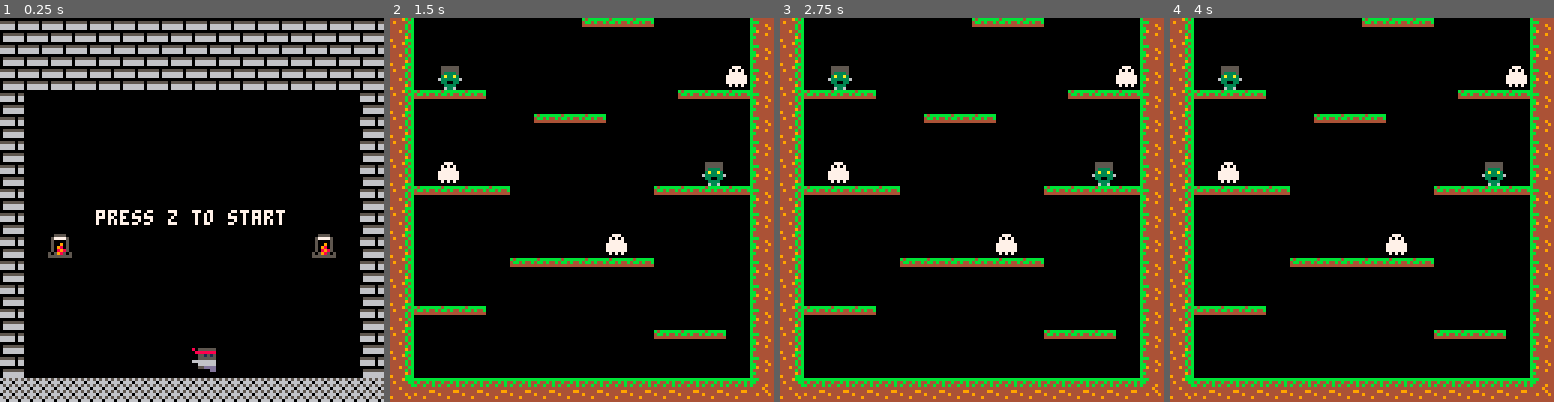
Above: before the commit, frames 1-4 (left to right).
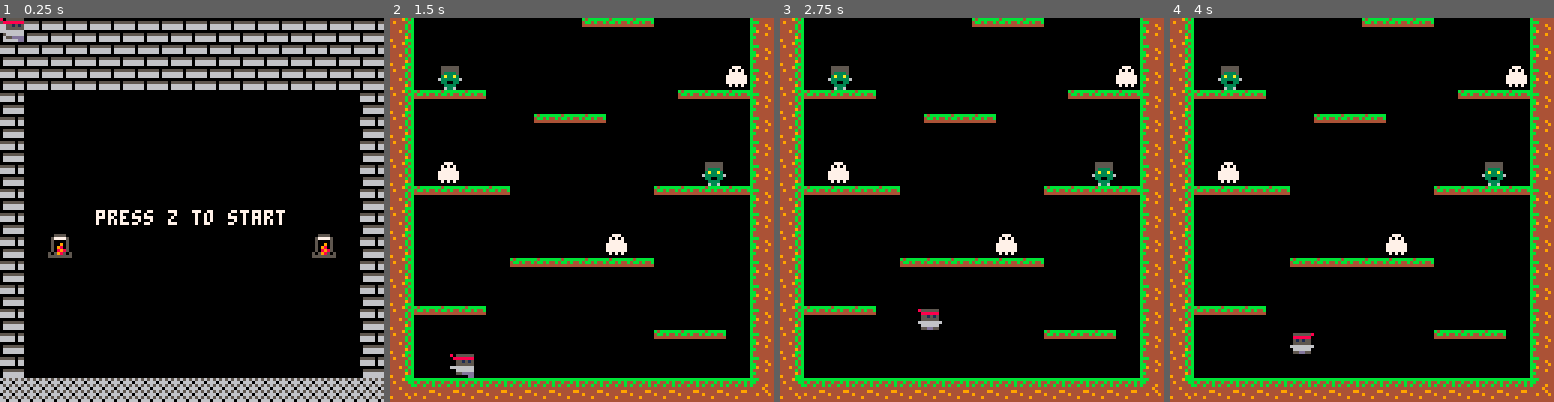
Above: after the commit, the same moments.

Repository: jmoreno1221/Sakajos-Adventures
Game: PICO-8 cartridge sasa.p8
Same seed, same stepped clock (60 frames per second), same inputs: the game is played once before the commit and once after it.
Inputs:
- Up to frame 1 (0.25 s): no input
- Up to frame 2 (1.5 s): tap X (X key) at 0.33, 1.07 s; tap O (Z key) at 0.7 s
- Up to frame 3 (2.75 s): hold Right 1.6-2.1 s; tap O (Z key) at 1.7, 2.1, 2.5 s; tap X (X key) at 1.85 s; hold Right from 2.47 s (still down)
- Up to frame 4 (4 s): tap O (Z key) at 2.9, 3.3, 3.7 s; tap X (X key) at 2.97 s; release Right at 3.03 s; hold Left 3.08-3.58 s

The runs differ from the first frame. In frame 1, 0.6% of the frame differs, in the area x 0-57%, y 0-93%; in frame 2, 0.3%; in frame 3, 0.3%; in frame 4, 0.3%.

Commit message:
fix on title and spawn

Diff:
--- a/sasa.p8
+++ b/sasa.p8
@@ -37,9 +38,10 @@
   -- draw the world
   map(0,0,0,0,128,512)
   -- draw the player
-  spr(pspr,64,110,1,1,pdir==-1)
-  -- titlescreen
-  titleupdate()
+  spr(pspr,px,py,1,1,pdir==-1)
+  -- title screen
+  print("press z to start", 32, 64, 7)
+
 end
 
 function update_camera(lvl)
